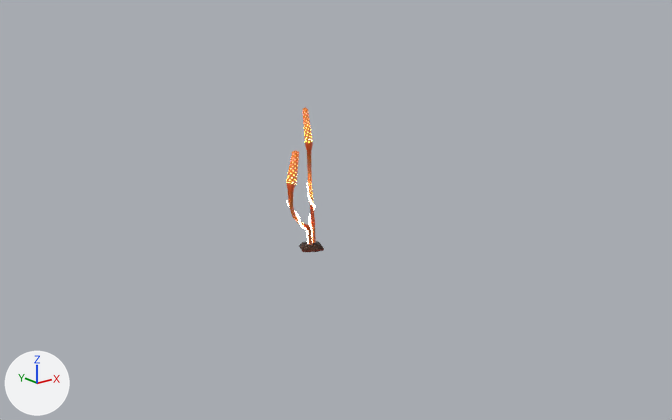
The glTF model kord.glb: old version first, new version second.
The view is the same before and after, from a camera (50 mm lens) standing at (-15.3, -19.86, 7.26) and looking at (0.32, -0.33, -0.55). The lights are fixed; the arrows at lower left show +X, +Y and +Z. Where no turn or scale is listed for an object, it has been applied to the vertices. Vertices at the same position are counted once.
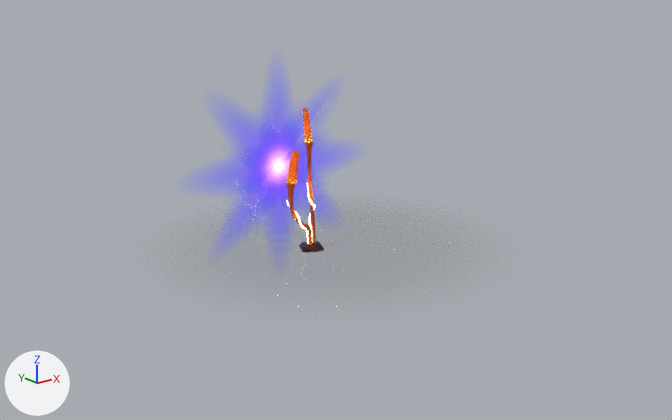
Where the change shows, as pixel boxes [x1, y1, x2, y2] in the pictures (672 x 420 px):
'fx.001', added: after [227, 106, 327, 224]
'fx.004', added: after [249, 132, 307, 203]
part 1 of me_cube_001, recoloured: [286, 107, 316, 243] in both
part 2 of me_cube_001, recoloured: [287, 183, 315, 243] in both
part 3 of me_cube_001, recoloured: [299, 241, 324, 252] in both

Edits to the bpy script that builds the scene:
```text
Add img_muravei_002_normal:
    img_muravei_002_normal = load_image('MURAVEI.002_Normal', '_unpacked/MURAVEI.002_Normal', 1024, 1024, 'Non-Color')
Add img_muravei_002_emission:
    img_muravei_002_emission = load_image('MURAVEI.002_Emission', '_unpacked/MURAVEI.002_Emission', 1024, 1024, 'sRGB')
Add img_muravei_002_base_color:
    img_muravei_002_base_color = load_image('MURAVEI.002_Base Color', '_unpacked/MURAVEI.002_Base_Color', 1024, 1024, 'sRGB')
Add img_muravei_emission:
    img_muravei_emission = load_image('MURAVEI_Emission', '_unpacked/MURAVEI_Emission', 1024, 1024, 'sRGB')
Add img_muravei_base_color:
    img_muravei_base_color = load_image('MURAVEI_Base Color', '_unpacked/MURAVEI_Base_Color', 1024, 1024, 'sRGB')
Add img_muravei_001_base_color:
    img_muravei_001_base_color = load_image('MURAVEI.001_Base Color', '_unpacked/MURAVEI.001_Base_Color', 1024, 1024, 'sRGB')
Add img_muravei_001_normal:
    img_muravei_001_normal = load_image('MURAVEI.001_Normal', '_unpacked/MURAVEI.001_Normal', 1024, 1024, 'Non-Color')
Add img_fx:
    img_fx = load_image('FX', '_unpacked/FX', 500, 500, 'sRGB')
Add mat_muravei_002_bake:
    mat_muravei_002_bake = bpy.data.materials.new('MURAVEI.002_Bake')
    # uses the picture img_muravei_002_base_color
    # uses the picture img_muravei_002_emission
    # uses the picture img_muravei_002_normal
Add mat_muravei_bake:
    mat_muravei_bake = bpy.data.materials.new('MURAVEI_Bake')
    # uses the picture img_muravei_base_color
    # uses the picture img_muravei_emission
Add mat_muravei_001_bake:
    mat_muravei_001_bake = bpy.data.materials.new('MURAVEI.001_Bake')
    # uses the picture img_muravei_001_base_color
    # uses the picture img_muravei_001_normal
Add mat_material_007_bake:
    mat_material_007_bake = bpy.data.materials.new('Material.007_Bake')
    # colours: black #000000
    # uses the picture img_fx
Change me_cube_001:
    where me_cube_001.from_pydata(...)  # 1988 vertices, 3896 faces; spans x -1.3..3.1, y -3.7..0.8, z 0.0..16.5
    used by ob_cube_005; location = (-0.27, 0.0, -1.7); rotation_euler = (0.0, 0.0, 2.655), in degrees (0, 0, 152); scale = (0.238, 0.238, 0.238)
    me_cube_001 part 1: all 384 faces that had it switch from mat_muravei_002 to mat_muravei_002_bake
    me_cube_001 part 2: all 3456 faces that had it switch from mat_muravei to mat_muravei_bake
    me_cube_001 part 3: all 56 faces that had it switch from mat_muravei_001 to mat_muravei_001_bake
Add me_plane_009:
    me_plane_009.from_pydata(...)  # 4 vertices, 2 faces; spans x -3.08..3.08, y 0.0, z -3.08..3.08
    me_plane_009.materials.append(mat_material_007_bake)
Add me_plane_004:
    me_plane_004.from_pydata(...)  # 4 vertices, 2 faces; spans x -3.7..3.7, y 0.0, z -3.7..3.7
    me_plane_004.materials.append(mat_material_007_bake)
Add ob_fx_004:
    ob_fx_004 = bpy.data.objects.new('fx.004', me_plane_009)
    ob_fx_004.location = (-0.34, 1.5, 0.44)
Add ob_fx_001:
    ob_fx_001 = bpy.data.objects.new('fx.001', me_plane_004)
    ob_fx_001.location = (-0.34, 1.5, 0.44)
```
